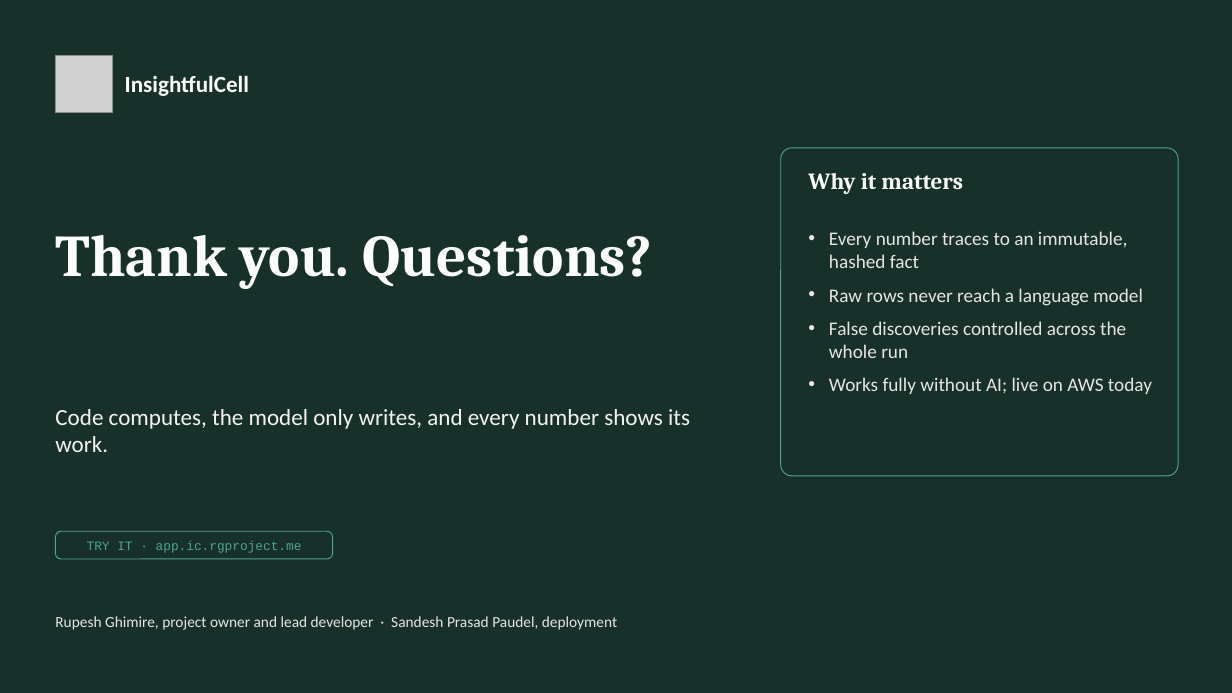
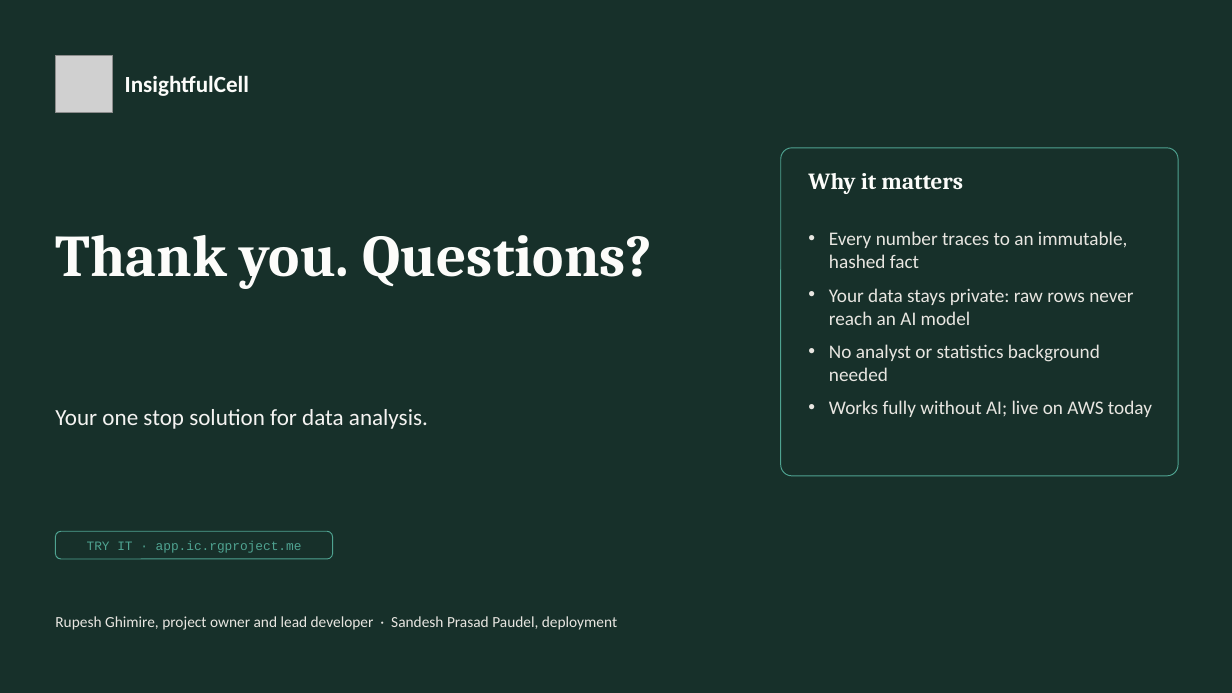
Before and after one commit to rupeshghimire7/InsightfullCell, a slide deck: slide 25 of reports/presentation/InsightfulCell_CodeFair_2026.pptx. Drawn at 1232x693 pixels with LibreOffice and Linux fonts; fonts in the diff are those of the drawing; grey boxes stand for pictures. Boxes give left, top, right and bottom in pixels: in the first picture for what was removed or moved away, otherwise in the second. Text is boxed around its words. In the diff, an @@ line names an element or a change of style, - is before the commit and + after.

```diff
--- a/reports/presentation/InsightfulCell_CodeFair_2026.pptx
+++ b/reports/presentation/InsightfulCell_CodeFair_2026.pptx
@@ text at (829,288,1133,381): text changed @@
-• Raw rows never reach a language model
-• False discoveries controlled across the whole run
+• Your data stays private: raw rows never reach an AI model
+• No analyst or statistics background needed
@@ text at (55,409,428,429): text changed @@
-Code computes, the model only writes, and every number shows its work.
+Your one stop solution for data analysis.
```
Also in this commit, not shown: 5 other slides changed, 7 other files.
